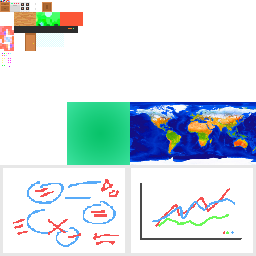
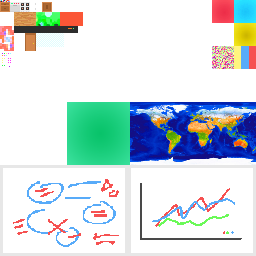
Layer changes from the first w=256, h=256 image to the second:
added layer "Layer 36 copy 3" above "Layer 36 copy 2" over [234, 23, 256, 46]
added layer "Layer 36 copy 2" above "Layer 38" over [212, 0, 234, 23]
added layer "Layer 37" (pin light) above "Layer 36 copy 4" over [212, 46, 256, 69]
added layer "Layer 36 copy" above "Layer 36" over [234, 0, 256, 23]
